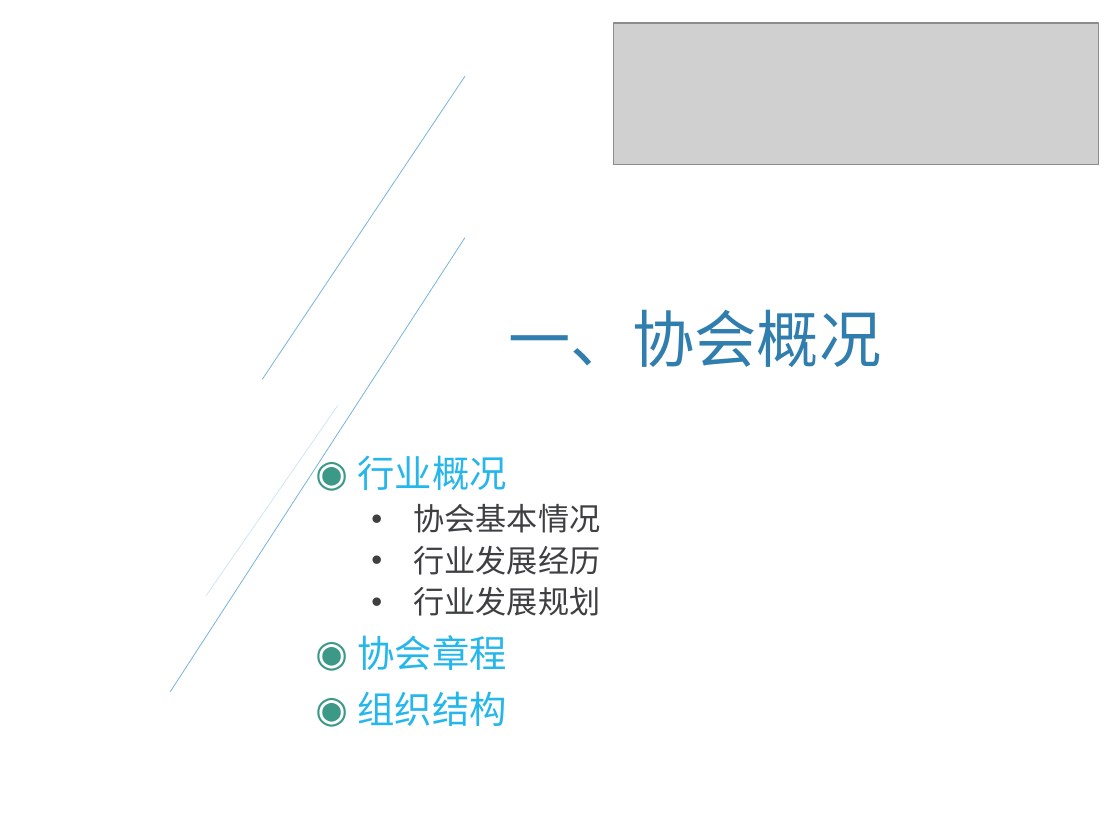
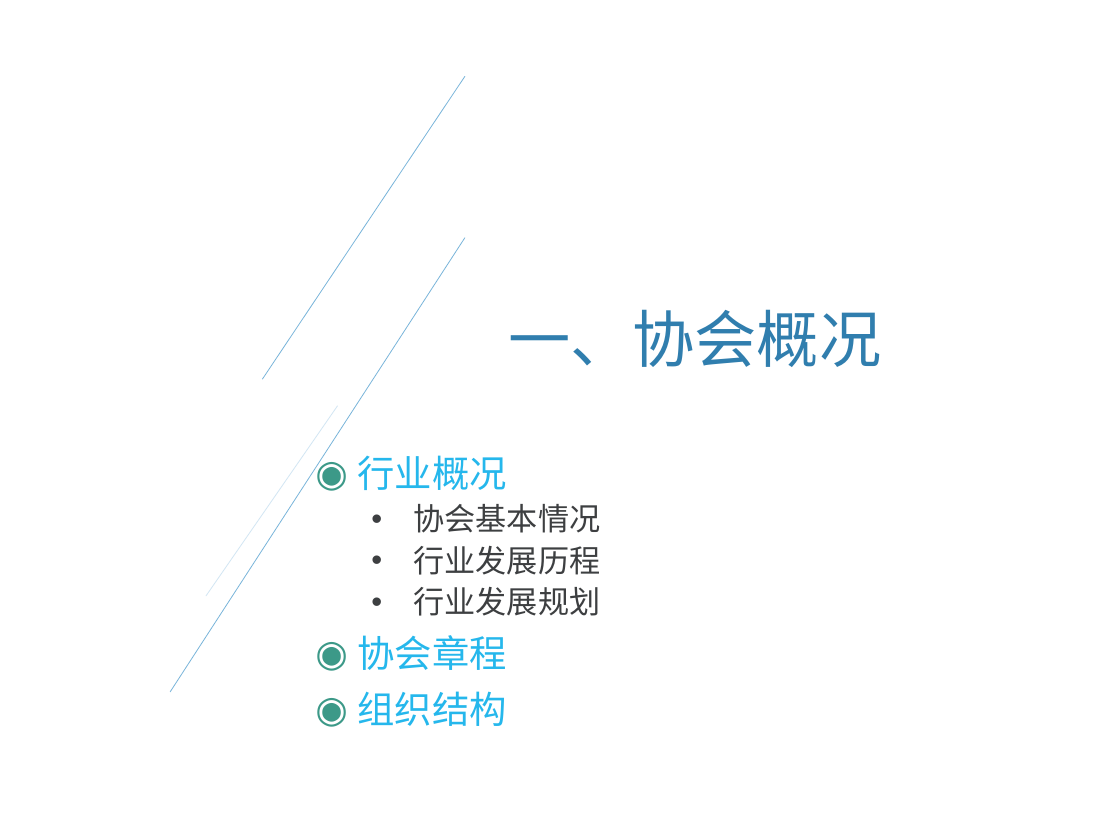
Before and after one commit to livejq/OfficeUtils, a slide deck: slide 3 of temp/PPT.pptx. Drawn at 1120x840 pixels with LibreOffice and Linux fonts; fonts in the diff are those of the drawing; grey boxes stand for pictures; background and template pictures are left out. Boxes give left, top, right and bottom in pixels: in the first picture for what was removed or moved away, otherwise in the second. Text is boxed around its words. In the diff, an @@ line names an element or a change of style, - is before the commit and + after.

```diff
--- a/temp/PPT.pptx
+++ b/temp/PPT.pptx
@@ picture removed at [614, 24, 1099, 166] @@
@@ text at [413, 546, 600, 575]: text changed @@
-  • 行业发展经历
+  • 行业发展历程
```
Also in this commit, not shown: 10 other slides changed, 4 slides added, 4 slides removed, 10 other files.
